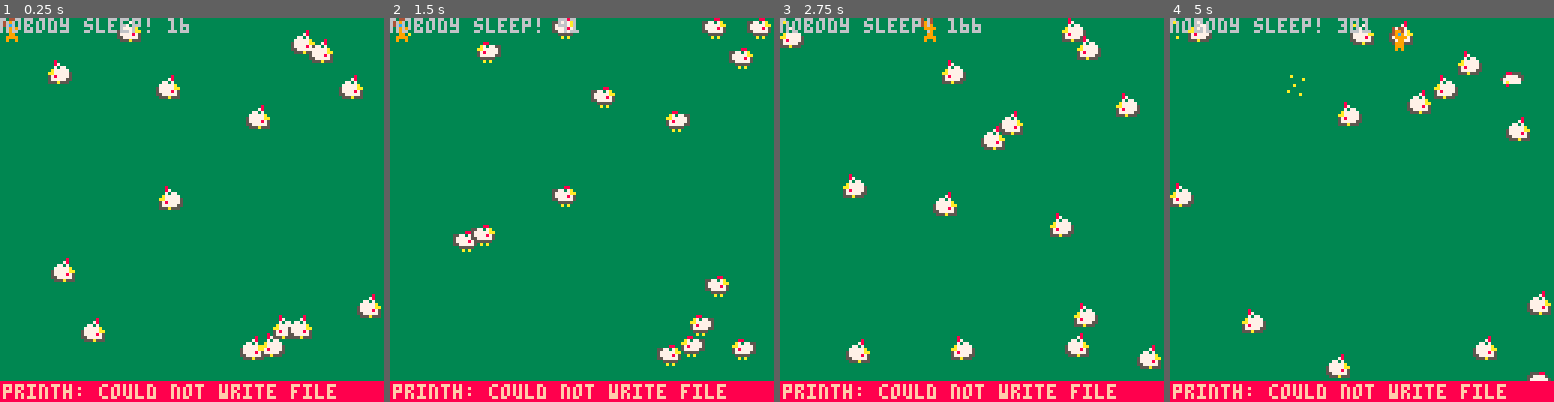
Above: before the commit, frames 1-4 (left to right).
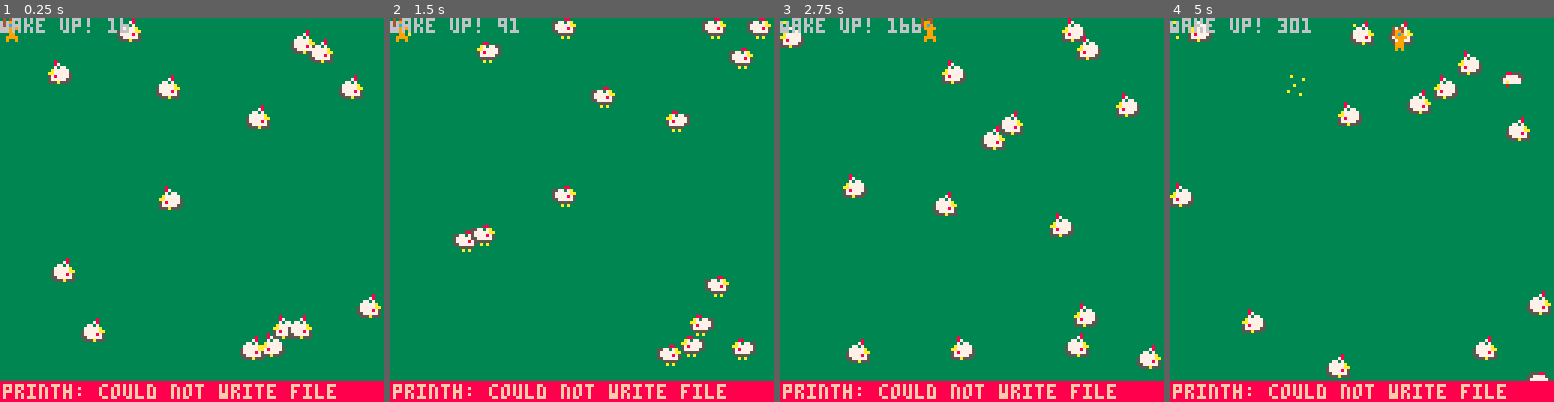
Above: after the commit, the same moments.

Repository: laurent-indermuehle/pico8-dreamfox
Game: PICO-8 cartridge cart.p8
Two runs of this game, one before a commit and one after it. Both use one fixed random seed, a clock stepped at 60 frames per second and the inputs below.
Inputs:
- Up to frame 1 (0.25 s): no input
- Up to frame 2 (1.5 s): tap X (X key) at 0.33, 1.07 s
- Up to frame 3 (2.75 s): hold Right 1.6-2.1 s; tap X (X key) at 1.85 s; hold Up 2.15-2.42 s; hold Right from 2.47 s (still down)
- Up to frame 4 (5 s): tap X (X key) at 2.97, 4.08 s; release Right at 3.03 s; hold Left 3.08-3.58 s; hold Down 3.63-3.97 s; hold Right 4.02-4.68 s; hold Up from 4.73 s (still down)

The runs differ from the first frame. In frame 1, 0.6% of the frame differs, in the area x 0-50%, y 0-4%; in frame 2, 0.6%; in frame 3, 0.6%; in frame 4, 0.7%, in the area x 0-53%, y 0-4%.

Commit message:
Shorten words

Diff:
--- a/main.lua
+++ b/main.lua
@@ -68,9 +68,9 @@
 	player:draw()
 
 	if current_state.name == "day" then
-		print("nobody sleep! " .. time_spent_current_state)
+		print("Wake up! " .. time_spent_current_state)
 	else
-		print("everybody goes to bed! " .. time_spent_current_state)
+		print("Sleep! " .. time_spent_current_state)
 	end
 
 end
